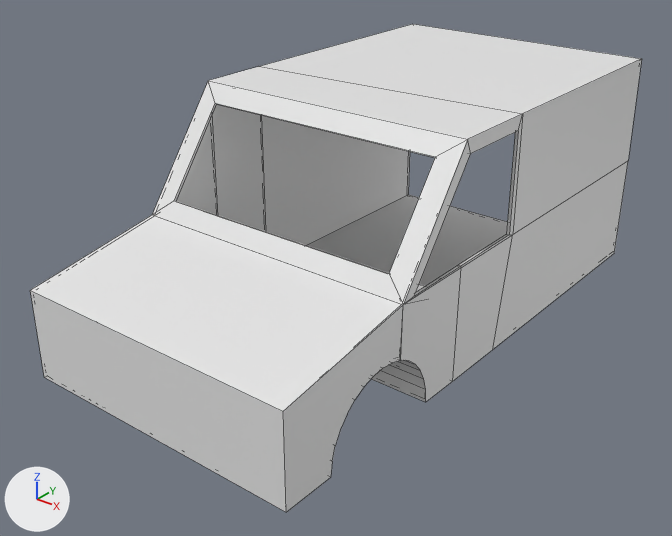
An edit to the Blender file noimp/car_interior.blend, drawn before and after from the same camera.
Camera for both pictures: a 50 mm lens placed at (1.79, -2.4, 1.61), pointed at (-0.02, -0.13, 0.2). The lights are fixed; the arrows at lower left show +X, +Y and +Z. The older version comes first. Mesh edges are drawn as thin lines.
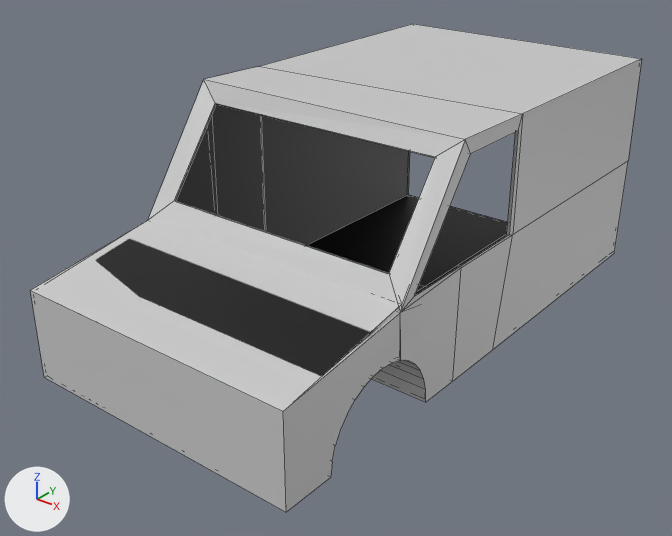
Location of each change, [x1, y1, x2, y2] in pixels of the pictures (672 x 536 px; the box of a moved part takes in the faces that stretch with it):
'Cube', recoloured, reshaped, surface changed
    both: [30, 24, 642, 512]
part 1 of me_cube_001, moved or reshaped
    both: [31, 67, 522, 512]
part 2 of me_cube_001, surface changed
    both: [30, 24, 642, 512]

Edits to the bpy script that builds the scene:
```text
Add img_material_base_color:
    img_material_base_color = load_image('Material Base Color', 'Material Base Color.png', 1024, 1024, 'sRGB')
Add mat_material:
    mat_material = principled_material('Material')
    mat_material.texture = img_material_base_color
Change me_cube_001:
    used by ob_cube; location = (0.0, 0.0, 0.0)
    remove me_cube_001.from_pydata(...)  # 208 vertices, 142 faces; spans x -0.52..0.52, y -1.01..1.03, z -0.01..0.79
    add me_cube_001.from_pydata(...)  # 208 vertices, 142 faces; spans x -0.52..0.52, y -1.01..1.03, z -0.01..0.8
    me_cube_001 part 1
    me_cube_001.vertices[194].co: (-0.52, -0.51, 0.39) -> (-0.52, -0.53, 0.38)  # pixel (152, 214) -> pixel (147, 220)
    me_cube_001.vertices[196].co: (-0.52, -0.21, 0.79) -> (-0.52, -0.23, 0.8)  # pixel (208, 80) -> pixel (203, 79)
    me_cube_001.vertices[204].co: (0.52, -0.21, 0.79) -> (0.52, -0.23, 0.8)  # pixel (467, 139) -> pixel (465, 139)
    me_cube_001.vertices[206].co: (0.52, -0.51, 0.39) -> (0.52, -0.52, 0.37)  # pixel (403, 304) -> pixel (400, 312)
    me_cube_001 part 2: texture (UV) coordinates of 142 of 142 faces, centred in x -0.52..0.52, y -1.01..1.03, z -0.01..0.79, changed; they spanned u 0.0..0.99, v 0.0..1.0 and now span u 0.01..0.99, v 0.01..0.99
    add me_cube_001.materials.append(mat_material)  # picture img_material_base_color
```
